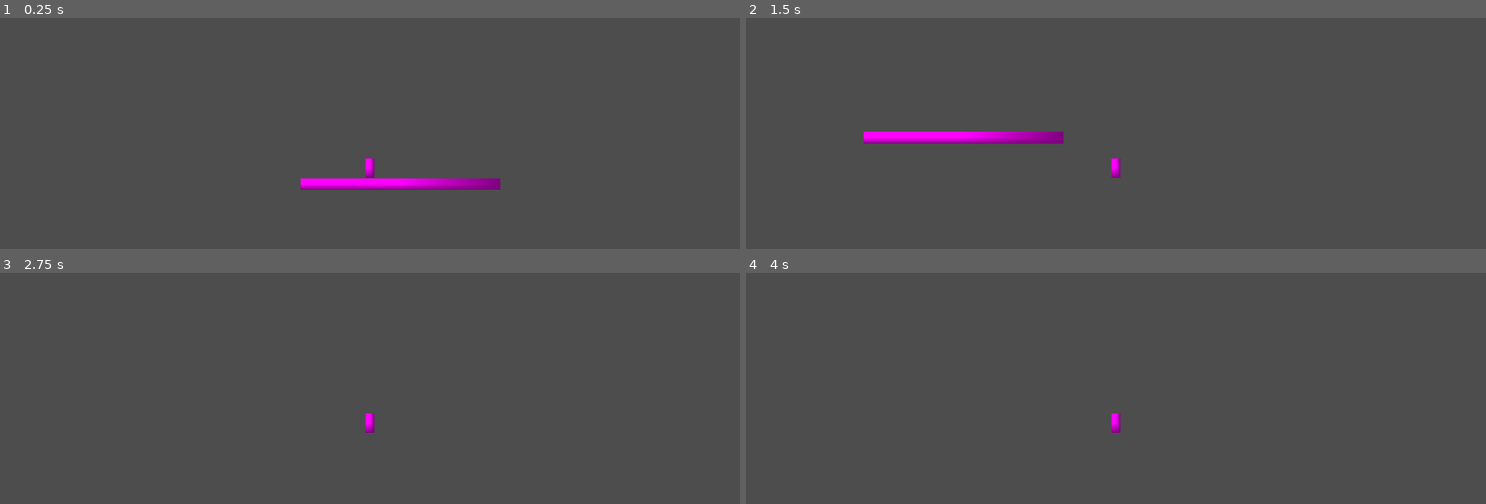
Above: before the commit, frames 1-4 (two rows, left to right).
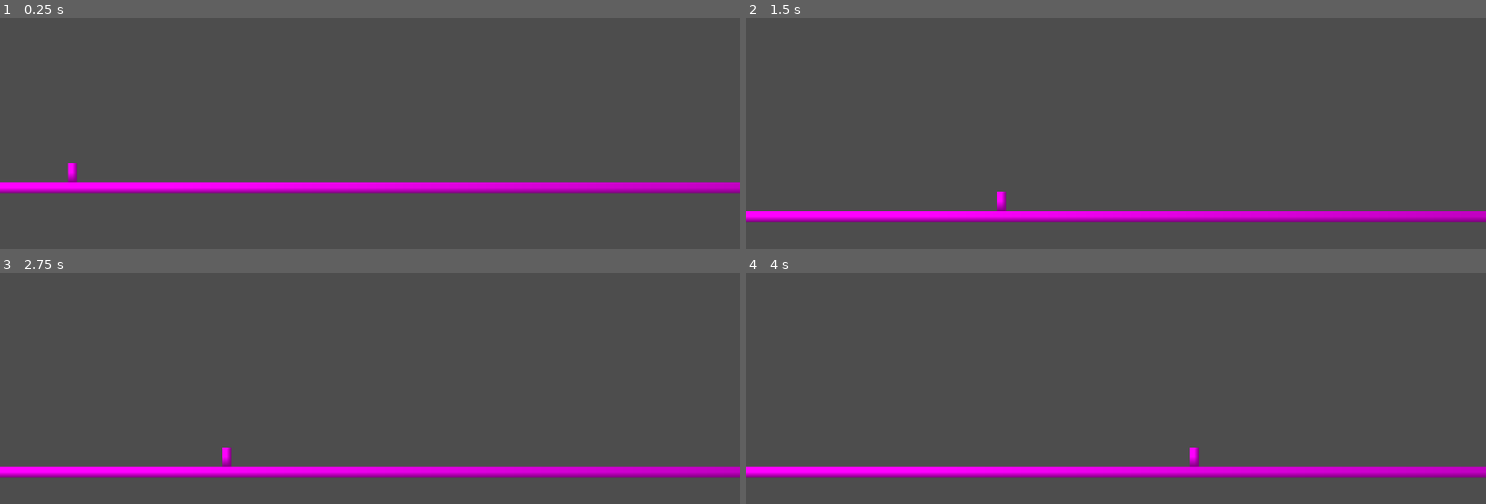
Above: after the commit, the same moments.

Repository: zhao1306/Antigame-Platformer
Game: Godot game, scene res://node_2d.tscn
Two runs of this game, one before a commit and one after it. Both use one fixed random seed, a clock stepped at 60 frames per second and the inputs below.
Inputs:
- Up to frame 1 (0.25 s): no input
- Up to frame 2 (1.5 s): tap Enter (ui_accept) at 0.5, 0.77 s; hold Right (ui_right) from 0.53 s (still down)
- Up to frame 3 (2.75 s): tap Enter (ui_accept) at 1.52 s; release Right (ui_right) at 2.03 s; hold Left (ui_left) from 2.03 s (still down)
- Up to frame 4 (4 s): release Left (ui_left) at 2.78 s; hold Right (ui_right) from 2.78 s (still down); tap Enter (ui_accept) at 3.02, 3.77 s

The runs differ from the first frame. In frame 1, 5.4% of the frame differs, in the area x 0-100%, y 60-76%; in frame 2, 6.4%, in the area x 0-100%, y 49-89%; in frame 3, 5.4%; in frame 4, 5.4%.

Commit message:
Basic Controller and camera
Camera functional, includes player tracking mode and automatic screen lock mode

Diff:
--- /dev/null
+++ b/MainScene.gd
@@ -0,0 +1,170 @@
+extends Node2D
+
+# 1. DECLARE and PRE-FIND your nodes here.
+@onready var camera: Camera2D = get_tree().get_first_node_in_group("main_camera")
+@onready var player: CharacterBody2D = get_tree().get_first_node_in_group("player")
+
+# --- Puzzle Room Data Structure ---
+# Each puzzle room stores: trigger, target, and wall positions
+var puzzle_rooms: Array[Dictionary] = []
+var registered_triggers: Array[Area2D] = []
+
+# A giant number to act as "no limit"
+var NO_LIMIT = 10000000
+
+# Track which puzzle room the player is currently in (null if none)
+var current_puzzle_room: Area2D = null
+
+# This runs once at the start of the game
+func _ready():
+	if not camera or not player:
+		print("ERROR: A required node was not found!")
+
+	# Register all puzzle rooms here - just add them to the array!
+	register_puzzle_room($PuzzleRoom_1_Trigger, $PuzzleRoom_1_CamTarget)
+	# To add more puzzle rooms, just add more lines:
+	# register_puzzle_room($PuzzleRoom_2_Trigger, $PuzzleRoom_2_CamTarget)
+
+	# Calculate puzzle room walls
+	calculate_all_puzzle_room_walls()
+
+	# Wait one frame to ensure everything is initialized
+	await get_tree().process_frame
+	update_camera_limits()
+
+# Called every frame. 'delta' is the elapsed time since the previous frame.
+func _process(delta: float) -> void:
+	# Update camera limits dynamically based on player position
+	update_camera_limits()
+
+# --- Register a puzzle room (call this for each puzzle room) ---
+func register_puzzle_room(trigger: Area2D, target: Marker2D):
+	if not trigger or not target:
+		print("ERROR: Invalid puzzle room trigger or target!")
+		return
+
+	# Skip if already registered
+	if trigger in registered_triggers:
+		return
+
+	# Connect signals automatically
+	trigger.body_entered.connect(_on_puzzle_room_trigger_body_entered.bind(trigger))
+	trigger.body_exited.connect(_on_puzzle_room_trigger_body_exited)
+
+	# Track this trigger
+	registered_triggers.append(trigger)
+
+	# Add to puzzle rooms array
+	puzzle_rooms.append({
+		"trigger": trigger,
+		"target": target,
+		"left_wall": 0.0,   # Will be calculated
+		"right_wall": 0.0   # Will be calculated
+	})
+
+# --- Calculate puzzle room walls from trigger area ---
+func calculate_puzzle_room_walls(trigger: Area2D) -> Dictionary:
+	if not trigger:
+		return {"left_wall": 0.0, "right_wall": 0.0}
+
+	# Find the collision shape in the trigger area
+	var collision_shape: CollisionShape2D = trigger.get_node_or_null("CollisionShape2D")
+	if not collision_shape or not collision_shape.shape:
+		print("WARNING: Puzzle room trigger has no CollisionShape2D!")
+		return {"left_wall": 0.0, "right_wall": 0.0}
+
+	# Get the shape and calculate its bounds
+	var shape = collision_shape.shape
+	var shape_rect: Rect2
+
+	if shape is RectangleShape2D:
+		var rect_shape = shape as RectangleShape2D
+		var size = rect_shape.size
+		var center = collision_shape.position
+		shape_rect = Rect2(center - size / 2, size)
+	elif shape is CircleShape2D:
+		var circle_shape = shape as CircleShape2D
+		var radius = circle_shape.radius
+		var center = collision_shape.position
+		shape_rect = Rect2(center - Vector2(radius, radius), Vector2(radius * 2, radius * 2))
+	else:
+		shape_rect = shape.get_rect()
+
+	# Convert to global coordinates
+	var global_rect = Rect2(
+		trigger.global_position + shape_rect.position,
+		shape_rect.size
+	)
+
+	return {
+		"left_wall": global_rect.position.x,
+		"right_wall": global_rect.position.x + global_rect.size.x
+	}
+
+# --- Calculate walls for all puzzle rooms ---
+func calculate_all_puzzle_room_walls():
+	for room in puzzle_rooms:
+		var walls = calculate_puzzle_room_walls(room["trigger"])
+		room["left_wall"] = walls["left_wall"]
+		room["right_wall"] = walls["right_wall"]
+
+# --- Update camera limits based on player position ---
+func update_camera_limits():
+	if not camera or not player:
+		return
+
+	var player_x = player.global_position.x
+
+	# Find which puzzle room player is in (if any)
+	var current_room: Dictionary = {}
+	for room in puzzle_rooms:
+		var bounds = calculate_puzzle_room_walls(room["trigger"])
+		if player_x >= bounds["left_wall"] and player_x <= bounds["right_wall"]:
+			current_room = room
+			break
+
+	if current_room != {}:
+		# Player is inside a puzzle room
+		# Set limits to puzzle room walls
+		camera.limit_left = current_room["left_wall"]
+		camera.limit_right = current_room["right_wall"]
+		camera.limit_top = -NO_LIMIT
+		camera.limit_bottom = NO_LIMIT
+	else:
+		# Player is outside puzzle rooms
+		# Prevent camera from scrolling into puzzle rooms
+		var leftmost_room_left = INF
+		var rightmost_room_right = -INF
+
+		for room in puzzle_rooms:
+			if room["left_wall"] < leftmost_room_left:
+				leftmost_room_left = room["left_wall"]
+			if room["right_wall"] > rightmost_room_right:
+				rightmost_room_right = room["right_wall"]
+
+		# If player is to the left of all puzzle rooms, restrict right scrolling
+		# If player is to the right of all puzzle rooms, allow free scrolling right
+		if player_x < leftmost_room_left:
+			camera.limit_left = -NO_LIMIT
+			camera.limit_right = leftmost_room_left
+		elif player_x > rightmost_room_right:
+			camera.limit_left = -NO_LIMIT
+			camera.limit_right = NO_LIMIT
+		else:
+			# Player is between puzzle rooms - allow free scrolling
+			camera.limit_left = -NO_LIMIT
+			camera.limit_right = NO_LIMIT
+
+		camera.limit_top = -NO_LIMIT
+		camera.limit_bottom = NO_LIMIT
+
+# --- Universal signal handlers (work for all puzzle rooms) ---
+func _on_puzzle_room_trigger_body_entered(body: Node2D, trigger: Area2D):
+	if body.is_in_group("player"):
+		current_puzzle_room = trigger
+		# Camera limits will update automatically in _process
+
+func _on_puzzle_room_trigger_body_exited(body: Node2D):
+	if body.is_in_group("player"):
+		current_puzzle_room = null
+		# Camera limits will update automatically in _process
--- /dev/null
+++ b/ground_tileset.tres
@@ -0,0 +1,6 @@
+[gd_resource type="TileSet" format=3]
+
+[resource]
+tile_size = Vector2i(16, 16)
+physics_layer_0/collision_layer = 1
+physics_layer_0/collision_mask = 1
--- a/node_2d.tscn
+++ b/node_2d.tscn
@@ -1,5 +1,6 @@
-[gd_scene load_steps=6 format=3 uid="uid://wgbf1aaqpkev"]
+[gd_scene load_steps=7 format=3 uid="uid://wgbf1aaqpkev"]
 
+[ext_resource type="Script" uid="uid://bshtk55v4lnpt" path="res://MainScene.gd" id="1_0e48y"]
 [ext_resource type="Script" uid="uid://d3akxcp6d5n4a" path="res://player.gd" id="1_wtcfe"]
 
 [sub_resource type="PlaceholderTexture2D" id="PlaceholderTexture2D_0e48y"]
@@ -7,14 +8,23 @@
 [sub_resource type="CapsuleShape2D" id="CapsuleShape2D_epypp"]
 radius = 7.0
 
-[sub_resource type="RectangleShape2D" id="RectangleShape2D_0hol4"]
-size = Vector2(313, 20)
+[sub_resource type="RectangleShape2D" id="RectangleShape2D_wtcfe"]
+size = Vector2(1341, 106)
 
-[sub_resource type="PlaceholderTexture2D" id="PlaceholderTexture2D_q6r6c"]
+[sub_resource type="PlaceholderTexture2D" id="PlaceholderTexture2D_epypp"]
 
-[node name="Node2D" type="Node2D"]
+[sub_resource type="RectangleShape2D" id="RectangleShape2D_ground"]
+size = Vector2(3679, 12)
 
-[node name="Player" type="CharacterBody2D" parent="."]
+[sub_resource type="PlaceholderTexture2D" id="PlaceholderTexture2D_ground"]
+
+[node name="MainScene (Node2D)" type="Node2D"]
+script = ExtResource("1_0e48y")
+
+[node name="PuzzleRoom_1_CamTarget" type="Marker2D" parent="."]
+position = Vector2(563, -32)
+
+[node name="Player" type="CharacterBody2D" parent="." groups=["player"]]
 script = ExtResource("1_wtcfe")
 
 [node name="Sprite2D" type="Sprite2D" parent="Player"]
@@ -25,15 +35,33 @@
 [node name="CollisionShape2D" type="CollisionShape2D" parent="Player"]
 shape = SubResource("CapsuleShape2D_epypp")
 
-[node name="Camera2D" type="Camera2D" parent="Player"]
+[node name="Camera2D" type="Camera2D" parent="Player" groups=["main_camera"]]
+position_smoothing_enabled = true
+drag_horizontal_enabled = true
+drag_vertical_enabled = true
+drag_top_margin = 0.1
+drag_bottom_margin = 0.4
 
-[node name="Ground" type="StaticBody2D" parent="."]
+[node name="Ground (StaticBody2D)" type="StaticBody2D" parent="."]
+position = Vector2(300, 0)
 
-[node name="CollisionShape2D" type="CollisionShape2D" parent="Ground"]
-position = Vector2(47.5, 32)
-shape = SubResource("RectangleShape2D_0hol4")
+[node name="CollisionShape2D" type="CollisionShape2D" parent="Ground (StaticBody2D)"]
+position = Vector2(-158.5, 28)
+shape = SubResource("RectangleShape2D_ground")
 
-[node name="Sprite2D" type="Sprite2D" parent="Ground"]
-position = Vector2(47.624992, 31.750002)
-scale = Vector2(310.75, 18.500002)
-texture = SubResource("PlaceholderTexture2D_q6r6c")
+[node name="Sprite2D" type="Sprite2D" parent="Ground (StaticBody2D)"]
+position = Vector2(-148.56262, 30.75)
+scale = Vector2(3654.875, 16.499996)
+texture = SubResource("PlaceholderTexture2D_ground")
+
+[node name="PuzzleRoom_1_Trigger" type="Area2D" parent="."]
+position = Vector2(533, 119)
+
+[node name="CollisionShape2D" type="CollisionShape2D" parent="PuzzleRoom_1_Trigger"]
+position = Vector2(24, -153)
+shape = SubResource("RectangleShape2D_wtcfe")
+
+[node name="Sprite2D" type="Sprite2D" parent="PuzzleRoom_1_Trigger"]
+position = Vector2(685.125, -213.625)
+scale = Vector2(22.250034, 10.749997)
+texture = SubResource("PlaceholderTexture2D_epypp")
Binary file added: Assets (Little Runmo)/10_Traps/Acid.png
Not shown, added: Assets (Little Runmo)/10_Traps/Acid.png.import
Binary file added: Assets (Little Runmo)/10_Traps/Automatic_Spike.png
Not shown, added: Assets (Little Runmo)/10_Traps/Automatic_Spike.png.import
Binary file added: Assets (Little Runmo)/10_Traps/Big_Void_spikes.png
Not shown, added: Assets (Little Runmo)/10_Traps/Big_Void_spikes.png.import
Binary file added: Assets (Little Runmo)/10_Traps/Boulder.png
Not shown, added: Assets (Little Runmo)/10_Traps/Boulder.png.import
Binary file added: Assets (Little Runmo)/10_Traps/Gear_1.png
Not shown, added: Assets (Little Runmo)/10_Traps/Gear_1.png.import
Binary file added: Assets (Little Runmo)/10_Traps/Gear_2.png
Not shown, added: Assets (Little Runmo)/10_Traps/Gear_2.png.import
(and 1055 more such lines)
